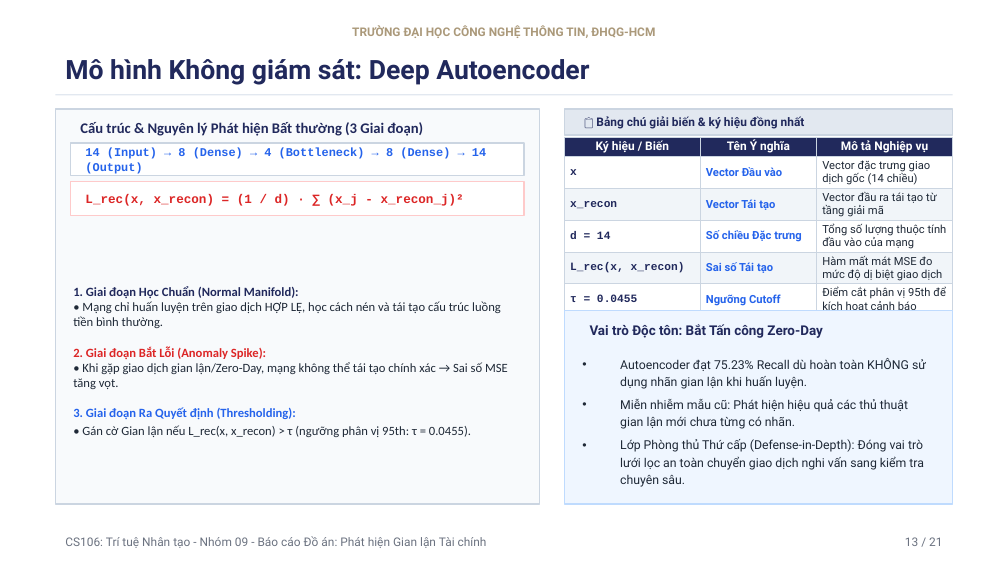
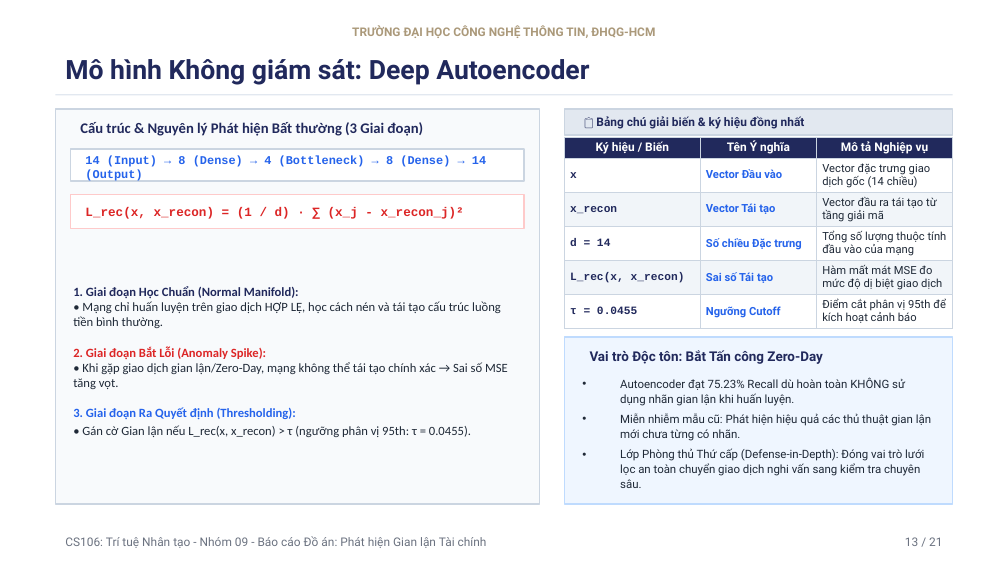
Before and after one commit to uit-25730067-chithanh/CS106-Team09-Fraud-Detection, a slide deck: slide 13 of draft/fraud-detection/slide/[Nhom9]_Slide_FraudDetection_Academic_VN.pptx. Drawn at 1008x567 pixels with LibreOffice and Linux fonts; fonts in the diff are those of the drawing. Boxes give left, top, right and bottom in pixels: in the first picture for what was removed or moved away, otherwise in the second. Text is boxed around its words. In the diff, an @@ line names an element or a change of style, - is before the commit and + after.

```diff
--- a/draft/fraud-detection/slide/[Nhom9]_Slide_FraudDetection_Academic_VN.pptx
+++ b/draft/fraud-detection/slide/[Nhom9]_Slide_FraudDetection_Academic_VN.pptx
@@ rectangle: place and size @@
-rectangle at box(71, 143, 524, 175)
+rectangle at box(71, 149, 524, 181)
@@ table: place and size @@
-table at box(564, 137, 954, 315)
+table at box(564, 137, 954, 329)
@@ text "14 (Input) → 8 (Dense) ...": place and size @@
-text "14 (Input) → 8 (Dense) ..." at box(85, 148, 486, 174)
+text "14 (Input) → 8 (Dense) ..." at box(85, 155, 486, 181)
@@ rectangle: place and size @@
-rectangle at box(71, 181, 524, 216)
+rectangle at box(71, 195, 524, 229)
@@ text "L_rec(x, x_recon) = (1 / ...": place and size @@
-text "L_rec(x, x_recon) = (1 / ..." at box(85, 194, 464, 206)
+text "L_rec(x, x_recon) = (1 / ..." at box(85, 207, 464, 219)
@@ rectangle: place and size @@
-rectangle at box(564, 310, 953, 504)
+rectangle at box(564, 337, 953, 504)
@@ text "Vai trò Độc tôn: Bắt ...": place and size @@
-text "Vai trò Độc tôn: Bắt ..." at box(590, 324, 822, 338)
+text "Vai trò Độc tôn: Bắt ..." at box(590, 350, 822, 364)
@@ text "Autoencoder đạt 75.23% Recall dù ...": place and size @@
-text "Autoencoder đạt 75.23% Recall dù ..." at box(620, 358, 926, 487)
+text "Autoencoder đạt 75.23% Recall dù ..." at box(620, 377, 931, 488)
@@ text "Autoencoder đạt 75.23% Recall dù ..." at box(620, 377, 931, 488): size 8.8 to 8.1 pt; line spacing 1.18 to 1.08 @@
```
Also in this commit, not shown: 9 other slides changed, 1 other file.
